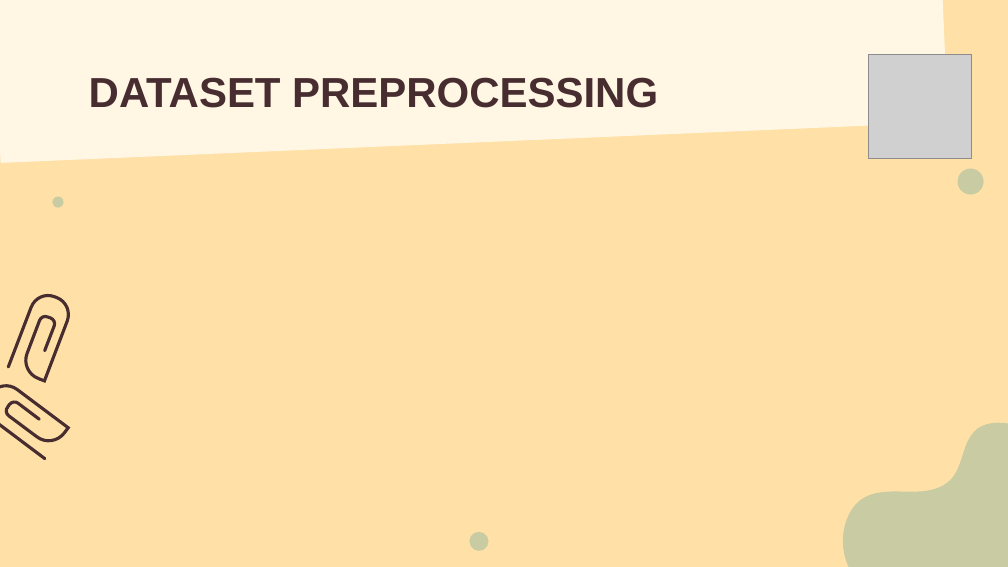
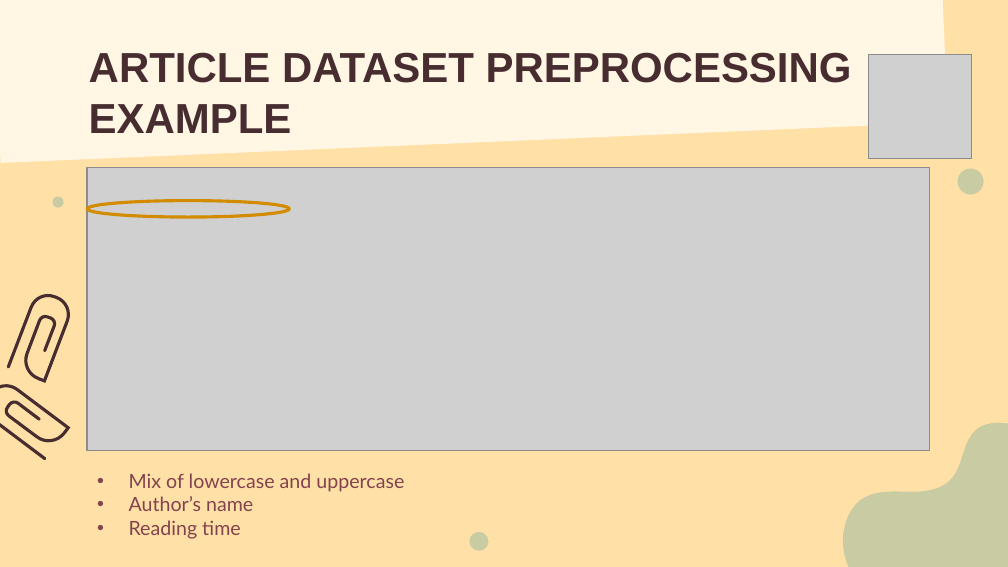
Before and after one commit to LiyanaRoslie/ds-keywords, a slide deck: slide 14 of Capstone_presentation_v1.1.pptx (slide 13 before the commit). Drawn at 1008x567 pixels with LibreOffice and Linux fonts; fonts in the diff are those of the drawing; grey boxes stand for pictures. Boxes give left, top, right and bottom in pixels: in the first picture for what was removed or moved away, otherwise in the second. Text is boxed around its words. In the diff, an @@ line names an element or a change of style, - is before the commit and + after.

```diff
--- a/Capstone_presentation_v1.1.pptx
+++ b/Capstone_presentation_v1.1.pptx
@@ title at box(89, 52, 852, 133): text changed @@
-DATASET PREPROCESSING
+ARTICLE DATASET PREPROCESSING EXAMPLE
@@ picture added at box(87, 167, 929, 451) @@
@@ ellipse added at box(87, 201, 289, 217), outline #D38B00 2.25 pt @@
@@ text added at box(129, 473, 404, 539), 14 pt, text #83424D @@
+• Mix of lowercase and uppercase
+• Author’s name
+• Reading time
```
Also in this commit, not shown: 2 other slides changed, 3 slides added.
